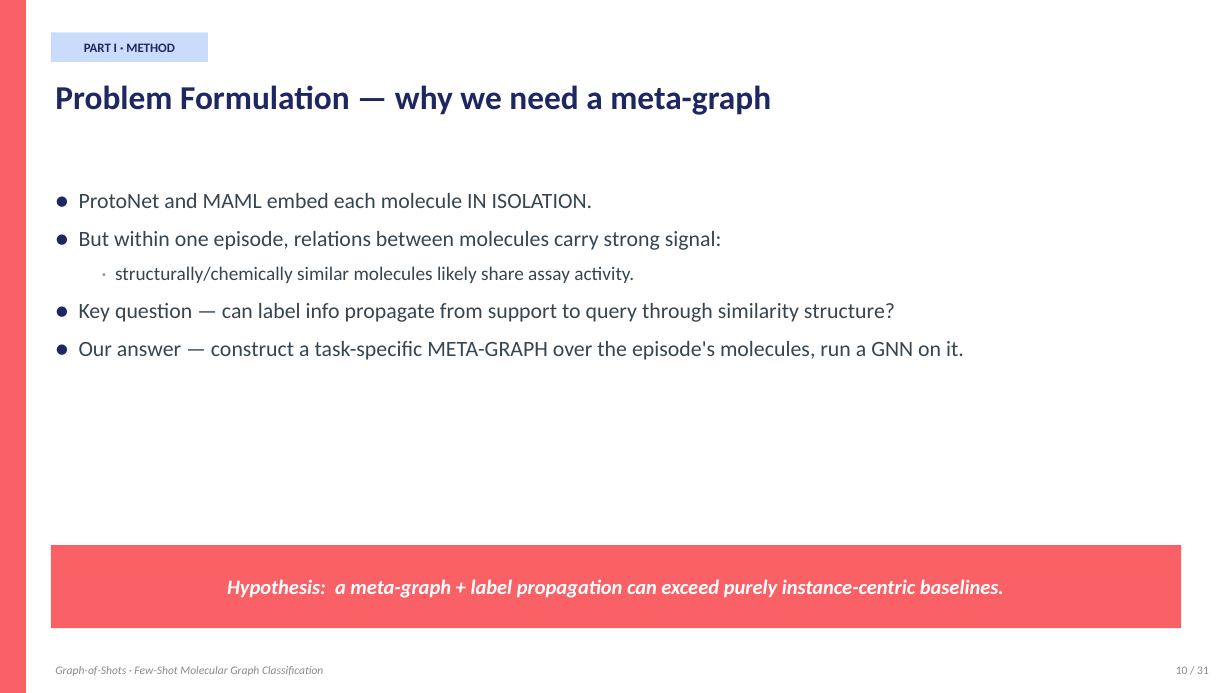
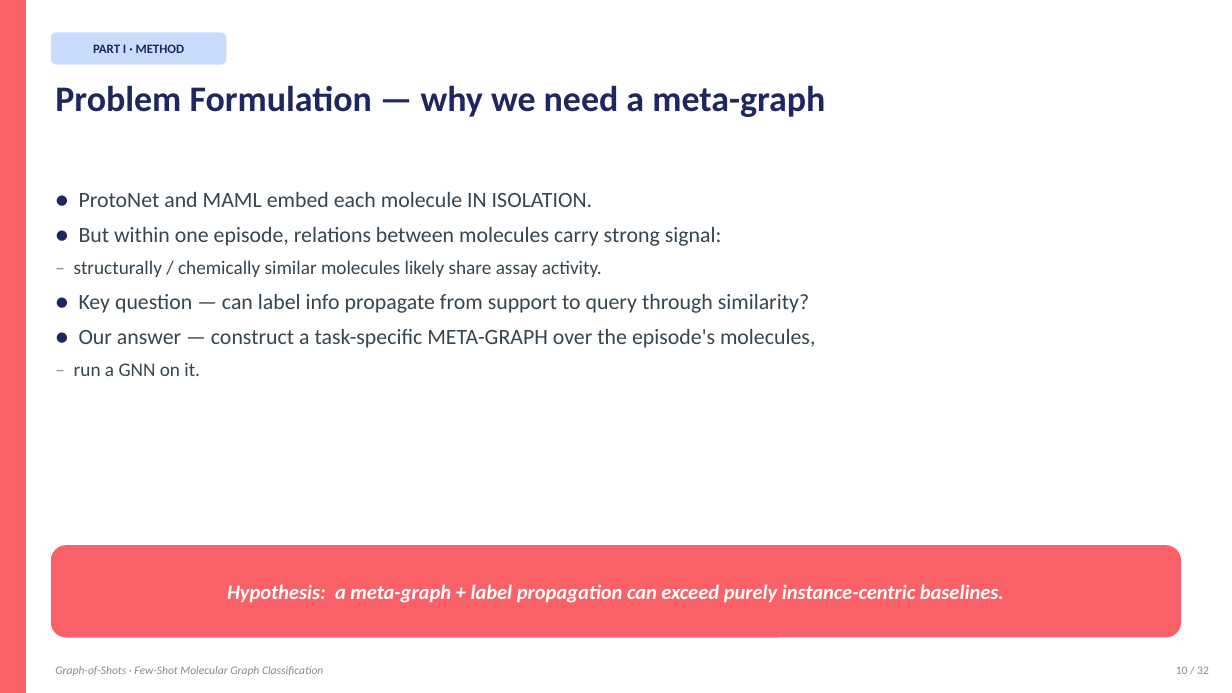
Before and after one commit to BDeMo/proj-mol, a slide deck: slide 10 of presentation/Graph-of-Shots.pptx. Drawn at 1232x693 pixels with LibreOffice and Linux fonts; fonts in the diff are those of the drawing. Boxes give left, top, right and bottom in pixels: in the first picture for what was removed or moved away, otherwise in the second. Text is boxed around its words. In the diff, an @@ line names an element or a change of style, - is before the commit and + after.

Commit message:
Rebuild PPT: native text + math-rendered formula images + clean diagrams
Previous approach used python-pptx shapes for formulas and custom diagrams,
which rendered unpredictably in MS Office (broken math symbols, misaligned
shapes). New approach:

  - All titles, bullets, callouts remain NATIVE PowerPoint text — fully
    editable, consistent formatting across Office versions.
  - Math formulas pre-rendered via matplotlib mathtext → PNG, embedded
    as pictures. Guarantees correct symbols: α, σ, ε, τ, ∑, subscripts,
    superscripts, Euclidean norms.
  - Complex diagrams (supervised pipeline, episode viz, encoder stack,
    GoS pipeline, iterative refinement, bipartite S-Q graph)
    pre-rendered via matplotlib → PNG, embedded as pictures.
  - Simple structures (tables, callout boxes, M1-M5 overview grid)
    still built with native pptx rectangles for editability.

Assets:
  presentation/formulas/  10 math PNGs (mathtext, transparent bg)
  presentation/diagrams/  6 diagram PNGs (matplotlib, transparent bg)
  presentation/figures/   4 result plots (from earlier)

```diff
--- a/presentation/Graph-of-Shots.pptx
+++ b/presentation/Graph-of-Shots.pptx
@@ text "PART I · METHOD" rewrapped from [84, 43, 175, 52] to [93, 42, 185, 57] @@
@@ rounded rectangle at [51, 32, 226, 65]: rectangle to rounded rectangle @@
@@ rounded rectangle: place and size @@
-rounded rectangle at [51, 32, 208, 62]
+rounded rectangle at [51, 32, 226, 65]
@@ text "Problem Formulation — why we ..." at [55, 85, 825, 117]: size 26 to 28 pt @@
@@ text at [79, 192, 722, 246]: line spacing 1.25 to 1.2; less space between paragraphs @@
@@ text at [74, 260, 815, 376]: text changed @@
-  · structurally/chemically similar molecules likely share assay activity.
-● Key question — can label info propagate from support to query through similarity structure?
-● Our answer — construct a task-specific META-GRAPH over the episode's molecules, run a GNN on it.
+– structurally / chemically similar molecules likely share assay activity.
+● Key question — can label info propagate from support to query through similarity?
+● Our answer — construct a task-specific META-GRAPH over the episode's molecules,
+– run a GNN on it.
@@ text "Hypothesis: a meta-graph + label ...": place and size @@
-text "Hypothesis: a meta-graph + label ..." at [227, 579, 1004, 598]
+text "Hypothesis: a meta-graph + label ..." at [227, 584, 1004, 603]
@@ rounded rectangle: place and size @@
-rounded rectangle at [51, 545, 1181, 628]
+rounded rectangle at [51, 545, 1181, 638]
@@ rounded rectangle at [51, 545, 1181, 638]: rectangle to rounded rectangle @@
```
Also in this commit, not shown: 31 other slides changed, 17 other files.
